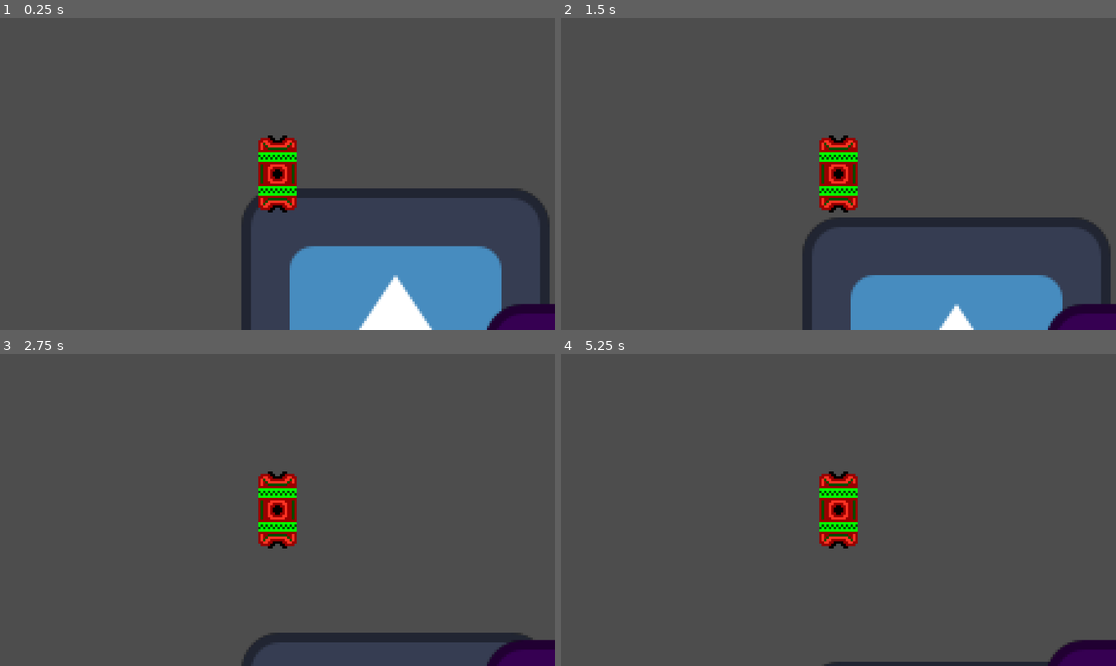
Above: before the commit, frames 1-4 (two rows, left to right).
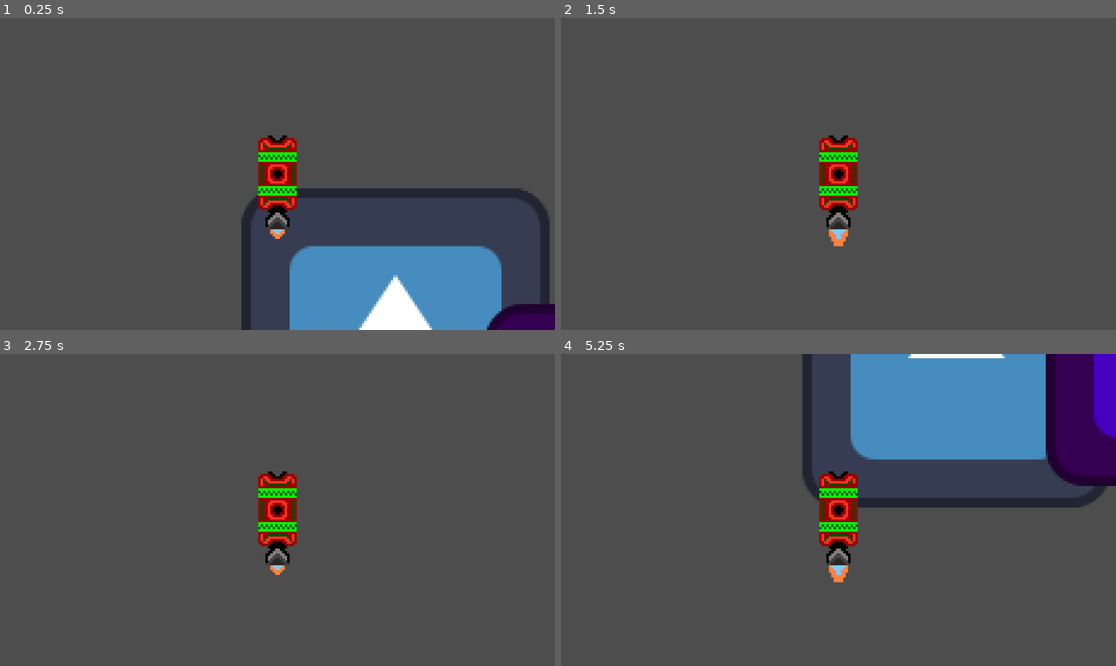
Above: after the commit, the same moments.

Repository: CWmain/botManager
Game: Godot game, scene res://Scene/base.tscn
Two runs of this game, one before a commit and one after it. Both use one fixed random seed, a clock stepped at 60 frames per second and the inputs below. The engine's default icon, where the game draws it, is replaced by a stand-in: a white triangle on a blue panel in a dark square.
Inputs:
- Up to frame 1 (0.25 s): no input
- Up to frame 2 (1.5 s): tap Enter at 0.5 s; hold Right (ui_right) 0.53-1.28 s; hold Down (ui_down) from 1.28 s (still down)
- Up to frame 3 (2.75 s): release Down (ui_down) at 2.03 s; hold Right (ui_right) from 2.03 s (still down)
- Up to frame 4 (5.25 s): tap Space at 2.75 s; release Right (ui_right) at 2.78 s; hold Up (ui_up) 2.78-3.53 s; tap Enter at 3.5 s; hold Left (ui_left) 3.53-5.03 s; hold Down (ui_down) from 5.03 s (still down)

The runs differ from the first frame. In frame 1, 0.2% of the frame differs, in the area x 47-53%, y 60-71%; in frame 2, 10%; in frame 3, 2.8%; in frame 4, 21%, in the area x 43-100%, y 0-100%.

Commit message:
Prototyping the best way to modify base states, currently doing a hard code method which is unideal, will need to think about it more

Diff:
--- a/Objects/Bots/base_bot.gd
+++ b/Objects/Bots/base_bot.gd
@@ -4,9 +4,38 @@
 @export var c_original: PackedColorArray
 @export var c_reColor: PackedColorArray
 
+@export var baseMoveSpeed: float = 10
+## Dictionary containing the moveSpeed modifier and the source
+var moveSpeedModifiers: Dictionary[String, float]
+
+## The total calculate movespeed
+var totalMoveSpeed: float = 1
+
+@export var equipped: Array[PackedScene]
+
 @onready var sprite_2d: Sprite2D = $Sprite2D
-
 
 func _ready() -> void:
 	sprite_2d.material.set_shader_parameter("original", c_original)
 	sprite_2d.material.set_shader_parameter("recolor", c_reColor)
+	print(totalMoveSpeed)
+	for packed in equipped:
+		var e: Equipment = packed.instantiate()
+		add_child(e)
+
+		if e.location == e.placement.FEET:
+			e.position.y = 16
+			e.position.x = 0
+			moveSpeedModifiers[e.name] = e.moveSpeed
+
+	for modifier in moveSpeedModifiers:
+		print("Gained %f from %s" % [moveSpeedModifiers[modifier], modifier])
+		totalMoveSpeed += moveSpeedModifiers[modifier]
+
+	print(totalMoveSpeed)
+
+func _process(_delta: float) -> void:
+	var hor: float = Input.get_axis("ui_left", "ui_right")
+	var ver: float = Input.get_axis("ui_up", "ui_down")
+	var moveDirection: Vector2 = Vector2(hor,ver).normalized()
+	position += moveDirection*totalMoveSpeed
--- a/Objects/Bots/base_bot.tscn
+++ b/Objects/Bots/base_bot.tscn
@@ -1,8 +1,9 @@
-[gd_scene load_steps=5 format=3 uid="uid://i84ma6rgf6kk"]
+[gd_scene load_steps=6 format=3 uid="uid://i84ma6rgf6kk"]
 
 [ext_resource type="Texture2D" uid="uid://cka5rlq7af4dm" path="res://Objects/Bots/Bot3SlotBase.png" id="1_jaqpk"]
 [ext_resource type="Shader" uid="uid://cn202joa1mqr5" path="res://Objects/Bots/reColor.gdshader" id="1_qmvjg"]
 [ext_resource type="Script" uid="uid://y7snawi8sakl" path="res://Objects/Bots/base_bot.gd" id="1_weu0y"]
+[ext_resource type="PackedScene" uid="uid://brwbgql70uqor" path="res://Objects/Equipment/Booster/booster.tscn" id="4_hnho6"]
 
 [sub_resource type="ShaderMaterial" id="ShaderMaterial_qmvjg"]
 shader = ExtResource("1_qmvjg")
@@ -13,6 +14,7 @@
 script = ExtResource("1_weu0y")
 c_original = PackedColorArray(0.294118, 0.258824, 1, 1, 0.466667, 0.592157, 1, 1, 1, 0.639216, 0.227451, 1, 1, 0.823529, 0.498039, 1)
 c_reColor = PackedColorArray(1, 0.2, 0.137255, 1, 0.596078, 0, 0, 1, 0, 1, 0, 1, 0, 0.298039, 0, 1)
+equipped = Array[PackedScene]([ExtResource("4_hnho6")])
 
 [node name="Sprite2D" type="Sprite2D" parent="."]
 material = SubResource("ShaderMaterial_qmvjg")
--- /dev/null
+++ b/Objects/Equipment/Booster/booster.gd
@@ -0,0 +1,10 @@
+extends Equipment
+
+@export var moveSpeed: float = 15
+@onready var booster_animation: AnimatedSprite2D = $BoosterAnimation
+
+func _ready() -> void:
+	booster_animation.play("boost")
+
+func equipmentAffect():
+	equipmentAffect
--- /dev/null
+++ b/Objects/Equipment/Booster/booster.tscn
@@ -0,0 +1,48 @@
+[gd_scene load_steps=7 format=3 uid="uid://brwbgql70uqor"]
+
+[ext_resource type="Script" uid="uid://ceehun4qjrgyo" path="res://Objects/Equipment/Booster/booster.gd" id="1_ajkcg"]
+[ext_resource type="Texture2D" uid="uid://bky5dqkanmdb4" path="res://Objects/Equipment/Booster/Booster.png" id="1_hxo42"]
+
+[sub_resource type="AtlasTexture" id="AtlasTexture_ajkcg"]
+atlas = ExtResource("1_hxo42")
+region = Rect2(16, 0, 16, 16)
+
+[sub_resource type="AtlasTexture" id="AtlasTexture_ywew7"]
+atlas = ExtResource("1_hxo42")
+region = Rect2(32, 0, 16, 16)
+
+[sub_resource type="AtlasTexture" id="AtlasTexture_6jyyi"]
+atlas = ExtResource("1_hxo42")
+region = Rect2(0, 0, 16, 16)
+
+[sub_resource type="SpriteFrames" id="SpriteFrames_ra7no"]
+animations = [{
+"frames": [{
+"duration": 1.0,
+"texture": SubResource("AtlasTexture_ajkcg")
+}, {
+"duration": 1.0,
+"texture": SubResource("AtlasTexture_ywew7")
+}],
+"loop": true,
+"name": &"boost",
+"speed": 1.0
+}, {
+"frames": [{
+"duration": 1.0,
+"texture": SubResource("AtlasTexture_6jyyi")
+}],
+"loop": true,
+"name": &"default",
+"speed": 5.0
+}]
+
+[node name="Booster" type="Node2D"]
+script = ExtResource("1_ajkcg")
+location = 2
+metadata/_custom_type_script = "uid://n0snr621jcxe"
+
+[node name="BoosterAnimation" type="AnimatedSprite2D" parent="."]
+position = Vector2(0, 6)
+sprite_frames = SubResource("SpriteFrames_ra7no")
+animation = &"boost"
--- /dev/null
+++ b/Objects/Equipment/base_equipment.gd
@@ -0,0 +1,14 @@
+extends Node2D
+
+class_name Equipment
+
+enum placement{
+	HEAD,
+	CHEST,
+	FEET
+}
+
+@export var location: placement
+
+func equipmentAffect():
+	print_debug("Unmodified equipment Affect")
Binary file added: Objects/Equipment/Booster/Booster.png
Not shown, added: Objects/Equipment/Booster/Booster.png.import
Not shown, added: Objects/Equipment/Booster/booster.gd.uid
Not shown, added: Objects/Equipment/base_equipment.gd.uid
